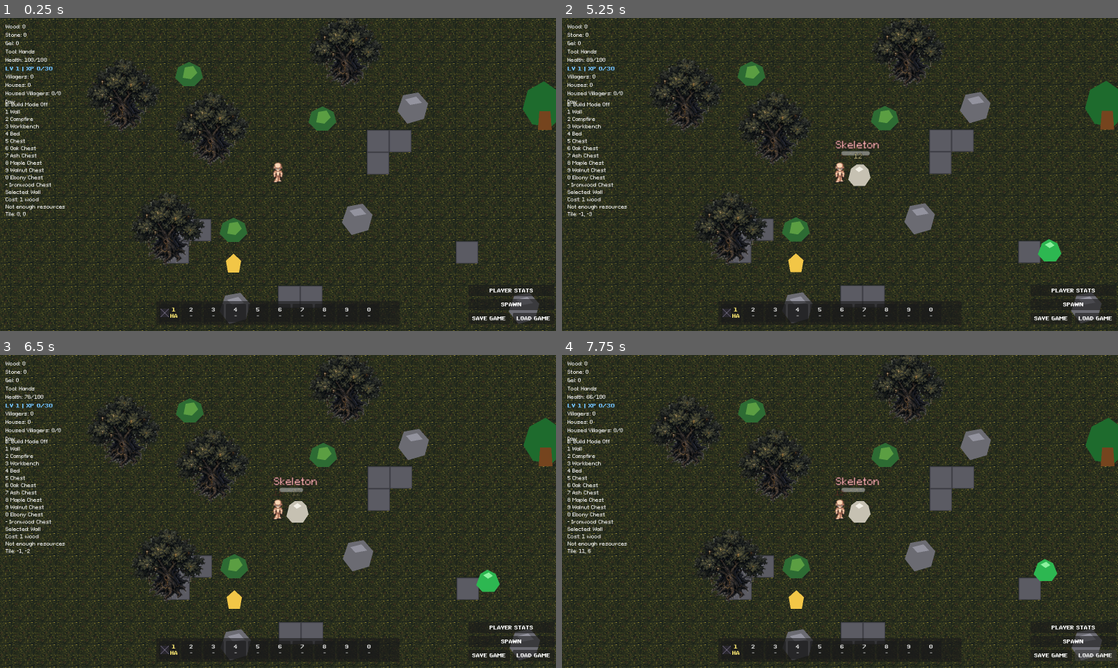
Above: before the commit, frames 1-4 (two rows, left to right).
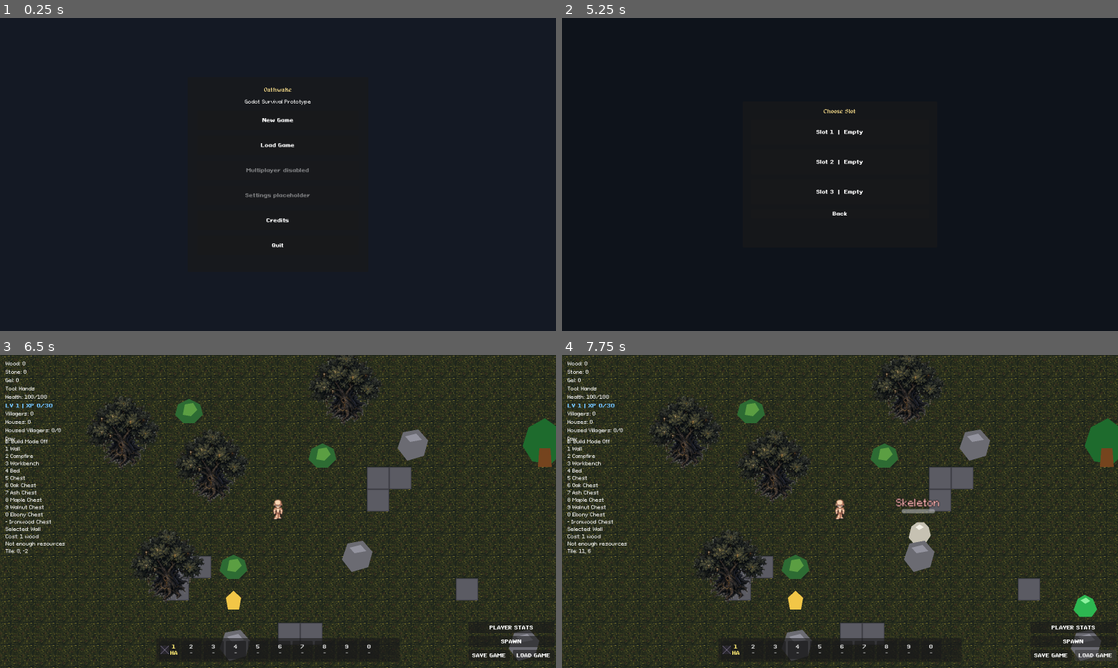
Above: after the commit, the same moments.

Repository: ramonsamagaio/Oathwake-Main
Game: Godot game, scene res://scenes/ui/MainMenu.tscn
The game is run twice, just before and just after one commit, with the same random seed, the same clock (stepped at 60 frames per second) and the same inputs. Before the commit the project starts from res://scenes/Main.tscn.
Inputs (mouse positions are in pixels of both pictures, inside the frame that each line leads up to):
- Up to frame 1 (0.25 s): no input
- Up to frame 2 (5.25 s): click (840, 146) at 0.5 s, where only the run after the commit has a clickable "Load Game"; click (840, 215) at 1.25 s, where only the run after the commit has a clickable "Back"; click (1051, 318) at 2 s, where only the run before the commit has a clickable "SAVE GAME"; click (840, 221) at 2.75 s, where only the run after the commit has a clickable "Credits"; click (840, 208) at 3.5 s, where only the run after the commit has a clickable "Back"; click (1095, 318) at 4.25 s, where only the run before the commit has a clickable "LOAD GAME"; click (840, 121) at 5 s, where only the run after the commit has a clickable "New Game"
- Up to frame 3 (6.5 s): click (278, 467) at 5.75 s, where only the run after the commit has a clickable "Slot 1 | Empty"
- Up to frame 4 (7.75 s): click "SAVE GAME" at 6.5 s; click "LOAD GAME" at 7.25 s

The runs differ from the first frame. In frame 1, 41% of the frame differs, in the area x 0-100%, y 0-100%; in frame 2, 62%; in frame 3, 13%; in frame 4, 14%.

Commit message:
Save&Load&MenuPrincipal

Diff:
--- a/project.godot
+++ b/project.godot
@@ -11,10 +11,10 @@
 [application]
 
 config/name="Oathwake"
-run/main_scene="res://scenes/Main.tscn"
+run/main_scene="res://scenes/ui/MainMenu.tscn"
 config/features=PackedStringArray("4.6", "GL Compatibility")
 config/icon="res://icon.svg"
-config/main_scene="res://scenes/Main.tscn"
+config/main_scene="res://scenes/ui/MainMenu.tscn"
 
 [display]
 
@@ -27,6 +27,8 @@
 [autoload]
 
 ContentDB="*res://scripts/systems/ContentDB.gd"
+SaveSlotManager="*res://scripts/systems/SaveSlotManager.gd"
+SettingsManager="*res://scripts/systems/SettingsManager.gd"
 
 [physics]
 
--- /dev/null
+++ b/scenes/ui/MainMenu.tscn
@@ -0,0 +1,12 @@
+[gd_scene load_steps=2 format=3]
+
+[ext_resource type="Script" path="res://scripts/ui/MainMenu.gd" id="1_main_menu_script"]
+
+[node name="MainMenu" type="Control"]
+layout_mode = 3
+anchors_preset = 15
+anchor_right = 1.0
+anchor_bottom = 1.0
+grow_horizontal = 2
+grow_vertical = 2
+script = ExtResource("1_main_menu_script")
--- /dev/null
+++ b/scenes/ui/SaveSlotSelect.tscn
@@ -0,0 +1,12 @@
+[gd_scene load_steps=2 format=3]
+
+[ext_resource type="Script" path="res://scripts/ui/SaveSlotSelect.gd" id="1_save_slot_select_script"]
+
+[node name="SaveSlotSelect" type="Control"]
+layout_mode = 3
+anchors_preset = 15
+anchor_right = 1.0
+anchor_bottom = 1.0
+grow_horizontal = 2
+grow_vertical = 2
+script = ExtResource("1_save_slot_select_script")
--- a/scripts/Main.gd
+++ b/scripts/Main.gd
@@ -17,8 +17,8 @@
 var equipment_system := EquipmentSystem.new()
 var collected_resource_ids := {}
 var save_system := SaveSystem.new()
-var save_slot_manager := SaveSlotManager.new()
-var settings_manager := SettingsManager.new()
+var save_slot_manager: Node
+var settings_manager: Node
 var player_stat_spin_boxes := {}
 var monster_spawner := MonsterSpawner.new()
 
@@ -59,8 +59,14 @@
 
 func _ready() -> void:
 	add_to_group("main")
-	settings_manager.load_settings()
-	settings_manager.apply_settings()
+	save_slot_manager = get_node_or_null("/root/SaveSlotManager")
+	if save_slot_manager == null:
+		save_slot_manager = SaveSlotManager.new()
+	settings_manager = get_node_or_null("/root/SettingsManager")
+	if settings_manager == null:
+		settings_manager = SettingsManager.new()
+		settings_manager.load_settings()
+		settings_manager.apply_settings()
 	add_child(monster_spawner)
 	_configure_save_buttons()
 	_configure_player_stats_debug_ui()
@@ -228,7 +234,7 @@
 		"settlement": settlement_manager.get_save_data(),
 	}
 
-	var save_path := save_slot_manager.get_active_save_path()
+	var save_path: String = save_slot_manager.get_active_save_path()
 	var save_error := save_system.save_json(save_path, save_data)
 	if not save_error.is_empty():
 		print(save_error)
@@ -238,7 +244,7 @@
 
 
 func load_game() -> void:
-	var save_path := save_slot_manager.get_active_save_path()
+	var save_path: String = save_slot_manager.get_active_save_path()
 	var save_result := save_system.load_json(save_path)
 	if not bool(save_result.get("ok", false)):
 		print(str(save_result.get("error", "Could not load save file.")))
--- a/scripts/systems/SaveSlotManager.gd
+++ b/scripts/systems/SaveSlotManager.gd
@@ -1,4 +1,4 @@
-extends RefCounted
+extends Node
 
 const SaveSystem := preload("res://scripts/systems/SaveSystem.gd")
 const DEFAULT_SLOT := "slot_1"
--- a/scripts/systems/SettingsManager.gd
+++ b/scripts/systems/SettingsManager.gd
@@ -1,4 +1,4 @@
-extends RefCounted
+extends Node
 
 const DEFAULT_SETTINGS_PATH := "res://data/settings.json"
 const USER_SETTINGS_PATH := "user://settings.json"
@@ -9,6 +9,11 @@
 	"vsync": true,
 	"ui_scale": 1.0,
 }
+
+
+func _ready() -> void:
+	load_settings()
+	apply_settings()
 
 
 func load_settings() -> Dictionary:
--- /dev/null
+++ b/scripts/ui/MainMenu.gd
@@ -0,0 +1,158 @@
+extends Control
+
+const OathwakeTextStyle := preload("res://scripts/ui/OathwakeTextStyle.gd")
+const SaveSlotSelectScene := preload("res://scenes/ui/SaveSlotSelect.tscn")
+
+var _menu_panel: Panel
+var _credits_panel: Panel
+var _save_slot_select: Control
+
+
+func _ready() -> void:
+	_build_ui()
+
+
+func _build_ui() -> void:
+	set_anchors_preset(Control.PRESET_FULL_RECT)
+
+	var background := ColorRect.new()
+	background.color = Color(0.08, 0.10, 0.14, 1.0)
+	background.set_anchors_preset(Control.PRESET_FULL_RECT)
+	add_child(background)
+
+	_menu_panel = Panel.new()
+	_menu_panel.custom_minimum_size = Vector2(520, 560)
+	_menu_panel.anchor_left = 0.5
+	_menu_panel.anchor_top = 0.5
+	_menu_panel.anchor_right = 0.5
+	_menu_panel.anchor_bottom = 0.5
+	_menu_panel.offset_left = -260.0
+	_menu_panel.offset_top = -280.0
+	_menu_panel.offset_right = 260.0
+	_menu_panel.offset_bottom = 280.0
+	add_child(_menu_panel)
+
+	var layout := VBoxContainer.new()
+	layout.set_anchors_preset(Control.PRESET_FULL_RECT)
+	layout.offset_left = 28.0
+	layout.offset_top = 28.0
+	layout.offset_right = -28.0
+	layout.offset_bottom = -28.0
+	layout.add_theme_constant_override("separation", 16)
+	_menu_panel.add_child(layout)
+
+	var title := Label.new()
+	title.text = "Oathwake"
+	title.horizontal_alignment = HORIZONTAL_ALIGNMENT_CENTER
+	layout.add_child(title)
+	OathwakeTextStyle.apply_profile_to_label(title, "ui_title")
+
+	var subtitle := Label.new()
+	subtitle.text = "Godot Survival Prototype"
+	subtitle.horizontal_alignment = HORIZONTAL_ALIGNMENT_CENTER
+	layout.add_child(subtitle)
+	OathwakeTextStyle.apply_profile_to_label(subtitle, "base_ui")
+
+	layout.add_child(_make_menu_button("New Game", _on_new_game_pressed))
+	layout.add_child(_make_menu_button("Load Game", _on_load_game_pressed))
+
+	var multiplayer_button := _make_menu_button("Multiplayer disabled", Callable())
+	multiplayer_button.disabled = true
+	layout.add_child(multiplayer_button)
+
+	var settings_button := _make_menu_button("Settings placeholder", Callable())
+	settings_button.disabled = true
+	layout.add_child(settings_button)
+
+	layout.add_child(_make_menu_button("Credits", _on_credits_pressed))
+	layout.add_child(_make_menu_button("Quit", _on_quit_pressed))
+
+	_credits_panel = _build_credits_panel()
+	add_child(_credits_panel)
+	_credits_panel.hide()
+
+	_save_slot_select = SaveSlotSelectScene.instantiate()
+	_save_slot_select.back_requested.connect(_on_slot_select_back_requested)
+	add_child(_save_slot_select)
+
+
+func _make_menu_button(text_value: String, callback: Callable) -> Button:
+	var button := Button.new()
+	button.text = text_value
+	button.custom_minimum_size = Vector2(0, 56)
+	button.focus_mode = Control.FOCUS_NONE
+	if callback.is_valid():
+		button.pressed.connect(callback)
+	OathwakeTextStyle.apply_profile_to_control(button, "ui_button")
+	return button
+
+
+func _build_credits_panel() -> Panel:
+	var panel := Panel.new()
+	panel.custom_minimum_size = Vector2(520, 300)
+	panel.anchor_left = 0.5
+	panel.anchor_top = 0.5
+	panel.anchor_right = 0.5
+	panel.anchor_bottom = 0.5
+	panel.offset_left = -260.0
+	panel.offset_top = -150.0
+	panel.offset_right = 260.0
+	panel.offset_bottom = 150.0
+
+	var layout := VBoxContainer.new()
+	layout.set_anchors_preset(Control.PRESET_FULL_RECT)
+	layout.offset_left = 24.0
+	layout.offset_top = 24.0
+	layout.offset_right = -24.0
+	layout.offset_bottom = -24.0
+	layout.add_theme_constant_override("separation", 16)
+	panel.add_child(layout)
+
+	var title := Label.new()
+	title.text = "Credits"
+	title.horizontal_alignment = HORIZONTAL_ALIGNMENT_CENTER
+	layout.add_child(title)
+	OathwakeTextStyle.apply_profile_to_label(title, "ui_title")
+
+	var body := Label.new()
+	body.text = "Oathwake prototype\nBuilt in Godot 4.6\nMenu and slot flow placeholder"
+	body.horizontal_alignment = HORIZONTAL_ALIGNMENT_CENTER
+	body.vertical_alignment = VERTICAL_ALIGNMENT_CENTER
+	body.size_flags_vertical = Control.SIZE_EXPAND_FILL
+	layout.add_child(body)
+	OathwakeTextStyle.apply_profile_to_label(body, "base_ui")
+
+	var back_button := _make_menu_button("Back", _on_credits_back_pressed)
+	layout.add_child(back_button)
+
+	return panel
+
+
+func _on_new_game_pressed() -> void:
+	_menu_panel.hide()
+	_credits_panel.hide()
+	_save_slot_select.open_for("new")
+
+
+func _on_load_game_pressed() -> void:
+	_menu_panel.hide()
+	_credits_panel.hide()
+	_save_slot_select.open_for("load")
+
+
+func _on_credits_pressed() -> void:
+	_menu_panel.hide()
+	_credits_panel.show()
+
+
+func _on_credits_back_pressed() -> void:
+	_credits_panel.hide()
+	_menu_panel.show()
+
+
+func _on_slot_select_back_requested() -> void:
+	_menu_panel.show()
+
+
+func _on_quit_pressed() -> void:
+	get_tree().quit()
--- /dev/null
+++ b/scripts/ui/SaveSlotSelect.gd
@@ -0,0 +1,152 @@
+extends Control
+
+signal back_requested
+
+const OathwakeTextStyle := preload("res://scripts/ui/OathwakeTextStyle.gd")
+const GAME_SCENE_PATH := "res://scenes/Main.tscn"
+const SLOT_IDS := ["slot_1", "slot_2", "slot_3"]
+
+var _mode := "load"
+var _pending_slot_id := ""
+var _title_label: Label
+var _slot_buttons := {}
+var _confirm_dialog: ConfirmationDialog
+
+
+func _ready() -> void:
+	_build_ui()
+	hide()
+
+
+func open_for(mode: String) -> void:
+	_mode = mode if mode == "new" else "load"
+	_pending_slot_id = ""
+	_refresh_slot_buttons()
+	_title_label.text = "Choose Slot" if _mode == "new" else "Load Slot"
+	show()
+
+
+func _build_ui() -> void:
+	set_anchors_preset(Control.PRESET_FULL_RECT)
+
+	var backdrop := ColorRect.new()
+	backdrop.color = Color(0.05, 0.07, 0.10, 0.86)
+	backdrop.set_anchors_preset(Control.PRESET_FULL_RECT)
+	add_child(backdrop)
+
+	var panel := Panel.new()
+	panel.custom_minimum_size = Vector2(560, 420)
+	panel.anchor_left = 0.5
+	panel.anchor_top = 0.5
+	panel.anchor_right = 0.5
+	panel.anchor_bottom = 0.5
+	panel.offset_left = -280.0
+	panel.offset_top = -210.0
+	panel.offset_right = 280.0
+	panel.offset_bottom = 210.0
+	add_child(panel)
+
+	var layout := VBoxContainer.new()
+	layout.set_anchors_preset(Control.PRESET_FULL_RECT)
+	layout.offset_left = 24.0
+	layout.offset_top = 20.0
+	layout.offset_right = -24.0
+	layout.offset_bottom = -20.0
+	layout.add_theme_constant_override("separation", 14)
+	panel.add_child(layout)
+
+	_title_label = Label.new()
+	_title_label.horizontal_alignment = HORIZONTAL_ALIGNMENT_CENTER
+	_title_label.text = "Choose Slot"
+	layout.add_child(_title_label)
+	OathwakeTextStyle.apply_profile_to_label(_title_label, "ui_title")
+
+	for slot_id in SLOT_IDS:
+		var button := Button.new()
+		button.custom_minimum_size = Vector2(0, 72)
+		button.focus_mode = Control.FOCUS_NONE
+		button.autowrap_mode = TextServer.AUTOWRAP_WORD_SMART
+		button.pressed.connect(_on_slot_pressed.bind(slot_id))
+		layout.add_child(button)
+		_slot_buttons[slot_id] = button
+		OathwakeTextStyle.apply_profile_to_control(button, "ui_button")
+
+	var back_button := Button.new()
+	back_button.text = "Back"
+	back_button.focus_mode = Control.FOCUS_NONE
+	back_button.pressed.connect(_on_back_pressed)
+	layout.add_child(back_button)
+	OathwakeTextStyle.apply_profile_to_control(back_button, "ui_button")
+
+	_confirm_dialog = ConfirmationDialog.new()
+	_confirm_dialog.title = "Overwrite Save"
+	_confirm_dialog.dialog_text = "This slot already has a save. Overwrite it?"
+	_confirm_dialog.confirmed.connect(_confirm_new_game_overwrite)
+	add_child(_confirm_dialog)
+
+
+func _refresh_slot_buttons() -> void:
+	var save_slot_manager := _get_save_slot_manager()
+	for slot_id in SLOT_IDS:
+		var button: Button = _slot_buttons[slot_id]
+		var summary: Dictionary = save_slot_manager.get_slot_summary(slot_id)
+		var slot_label: String = slot_id.replace("_", " ").capitalize()
+		if not bool(summary.get("exists", false)):
+			button.text = "%s  |  Empty" % slot_label
+			button.disabled = _mode == "load"
+			continue
+
+		if not bool(summary.get("valid", true)):
+			button.text = "%s  |  Invalid Save" % slot_label
+			button.disabled = _mode == "load"
+			continue
+
+		button.text = "%s  |  LV %d  XP %d/%d" % [
+			slot_label,
+			int(summary.get("level", 1)),
+			int(summary.get("current_xp", 0)),
+			int(summary.get("xp_to_next_level", 30)),
+		]
+		button.disabled = false
+
+
+func _on_slot_pressed(slot_id: String) -> void:
+	var save_slot_manager := _get_save_slot_manager()
+	if _mode == "new":
+		if save_slot_manager.slot_exists(slot_id):
+			_pending_slot_id = slot_id
+			_confirm_dialog.popup_centered()
+			return
+		_start_game_in_slot(slot_id, false)
+		return
+
+	if not save_slot_manager.slot_exists(slot_id):
+		return
+
+	_start_game_in_slot(slot_id, true)
+
+
+func _confirm_new_game_overwrite() -> void:
+	if _pending_slot_id.is_empty():
+		return
+	_start_game_in_slot(_pending_slot_id, false)
+
+
+func _start_game_in_slot(slot_id: String, preserve_existing_save: bool) -> void:
+	var save_slot_manager := _get_save_slot_manager()
+	save_slot_manager.set_active_slot(slot_id)
+	if not preserve_existing_save and save_slot_manager.slot_exists(slot_id):
+		save_slot_manager.delete_slot(slot_id)
+	get_tree().change_scene_to_file(GAME_SCENE_PATH)
+
+
+func _on_back_pressed() -> void:
+	hide()
+	back_requested.emit()
+
+
+func _get_save_slot_manager() -> Node:
+	var manager := get_node_or_null("/root/SaveSlotManager")
+	if manager != null:
+		return manager
+	return preload("res://scripts/systems/SaveSlotManager.gd").new()
Not shown, added: scripts/ui/MainMenu.gd.uid
Not shown, added: scripts/ui/SaveSlotSelect.gd.uid
